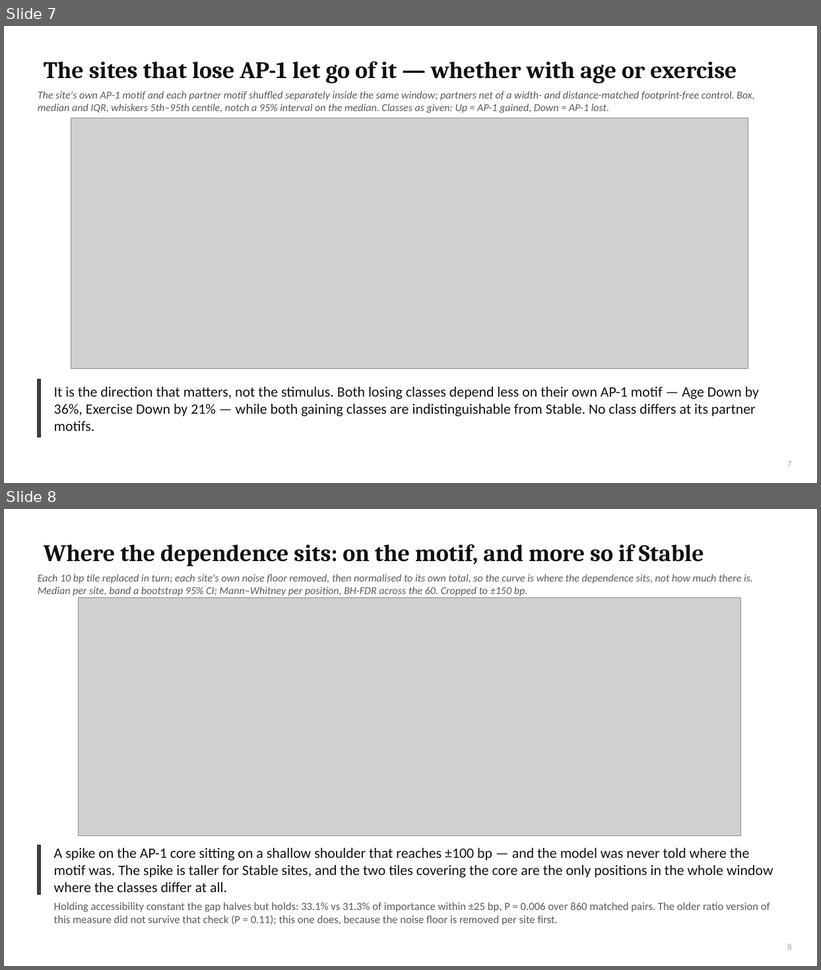
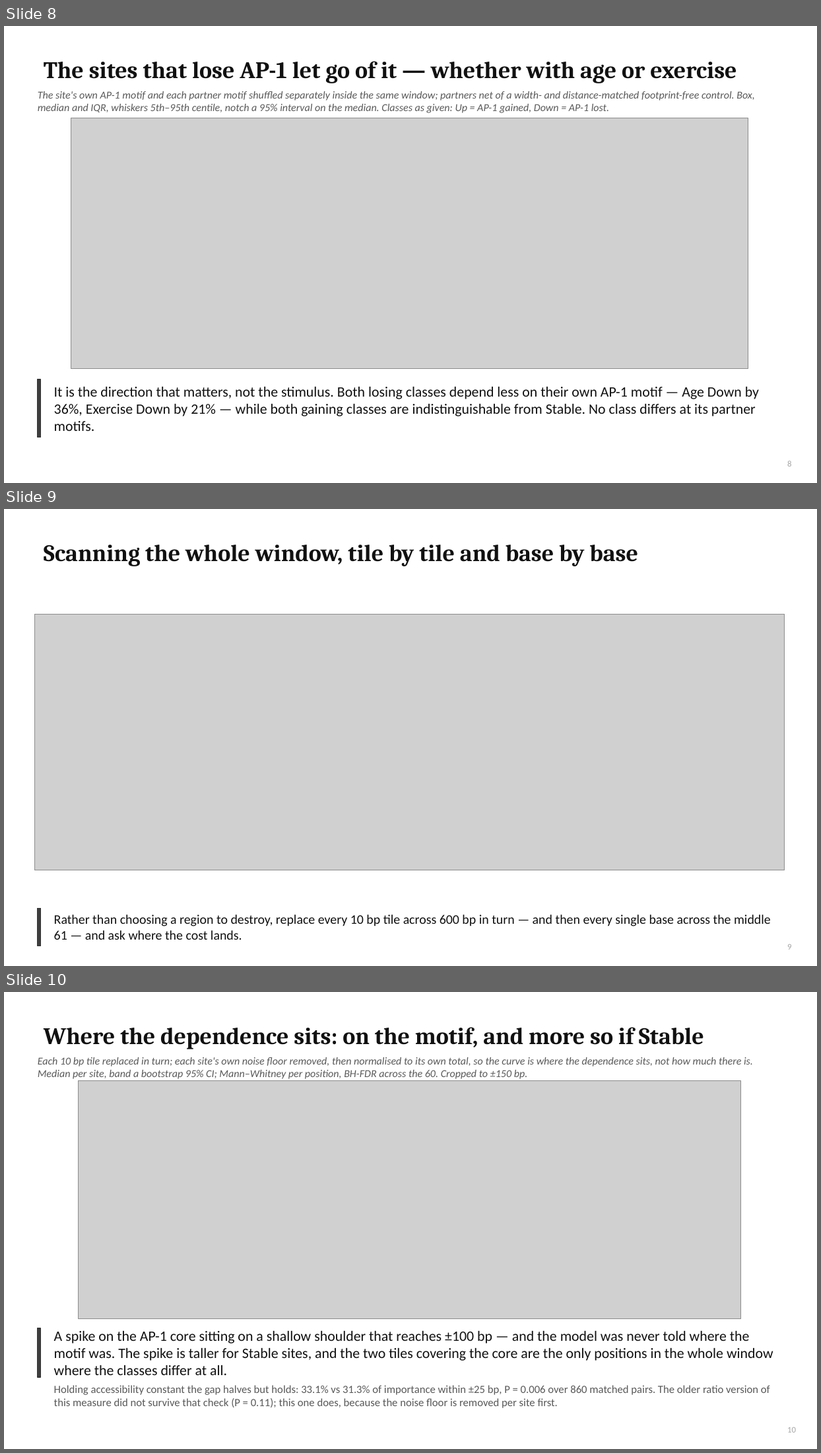
Before and after one commit to cytokine4242/Alpha_Genome_Ap1, a slide deck: Analysis/AP1_fibroblast_lab_meeting.pptx. Shown one above the other, each under a label of ours: slides 7 and 8 before the commit, slides 8, 9 and 10 after it. The pictures are 821x970 and 821x1453 pixels, drawn with LibreOffice and Linux fonts; fonts in the diff are those of the drawing; grey boxes stand for pictures. Boxes give left, top, right and bottom in pixels: in the first picture for what was removed or moved away, otherwise in the second. Text is boxed around its words. In the diff, an @@ line names an element or a change of style, - is before the commit and + after.

```diff
--- a/Analysis/AP1_fibroblast_lab_meeting.pptx
+++ b/Analysis/AP1_fibroblast_lab_meeting.pptx
@@ slide 9 added at bbox=[4, 509, 817, 966], background #FFFFFF @@
@@ title added at bbox=[44, 545, 638, 566], 28 pt, text #111111, bold @@
+Scanning the whole window, tile by tile and base by base
@@ picture added at bbox=[34, 614, 785, 870] @@
@@ rectangle added at bbox=[38, 908, 41, 947], fill #3F3F3F, outline #333333 1 pt @@
@@ text added at bbox=[54, 915, 771, 940], 15.5 pt, text #111111 @@
+Rather than choosing a region to destroy, replace every 10 bp tile across 600 bp in turn — and then every single base across the middle 61 — and ask where the cost lands.
@@ page number added at bbox=[787, 945, 791, 950], 10 pt, text #A6A6A6 @@
+9
@@ what was slide 7 is now slide 8 @@
@@ page number at bbox=[787, 461, 791, 467]: text changed @@
-7
+8
@@ what was slide 8 is now slide 10 @@
@@ page number at bbox=[787, 1428, 796, 1433]: text changed @@
-8
+10
```
Also in this commit, not shown: 2 slides changed, 1 other slide added, 17 other files.
